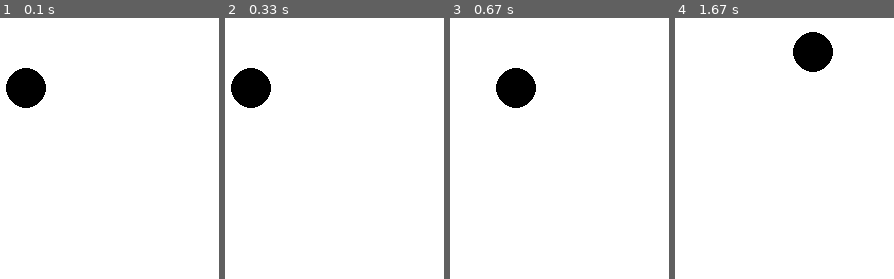
Above: before the commit, frames 1-4 (left to right).
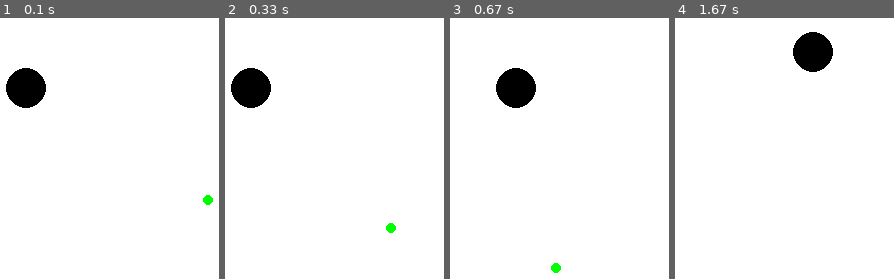
Above: after the commit, the same moments.

Repository: nicholask98/simple-ball-game-pygame
Game: pygame game, started from main.py
Same seed, same stepped clock (60 frames per second), same inputs: the game is played once before the commit and once after it.
Inputs:
- Up to frame 1 (0.1 s): no input
- Up to frame 2 (0.33 s): no input
- Up to frame 3 (0.67 s): hold Right from 0.33 s (still down)
- Up to frame 4 (1.67 s): release Right at 0.8 s; hold Up 0.83-1.13 s; hold Right 1.17-1.63 s

The runs differ from the first frame. In frame 1, 0.1% of the frame differs, in the area x 92-98%, y 67-72%; in frame 2, 0.1%; in frame 3, 0.1%; in frame 4, nothing differs.

Commit message:
I may be on to something...

Diff:
--- a/main.py
+++ b/main.py
@@ -57,6 +57,10 @@
 #Create a new ball object
 ball1 = PlayerBall(100, 100, 20, (0,0,0), screen)
 
+# Create goal ball object
+ball2 = Ball(SCREEN_WIDTH - 100, SCREEN_HEIGHT - 100, 5, (0, 255, 0), screen)
+green_last_hori_wall = 'TOP'
+green_last_vert_wall = 'RIGHT'
 #While the user doesn't quit
 while not done:
 	#Listen to all events that happen
@@ -77,10 +81,40 @@
 	if pressed[pygame.K_RIGHT]:
 		ball1.move("RIGHT")
 
+		# WORK ON THIS NEXT =======================
+		# green ball should move diagonally each frame based on the last two walls it touched
+
+	if green_last_hori_wall == 'TOP':
+		if green_last_vert_wall == 'RIGHT':
+			ball2.x -= 3
+			ball2.y += 2
+		elif green_last_vert_wall == 'LEFT':
+			ball2.x += 3
+			ball2.y += 2
+	elif green_last_hori_wall == 'BOTTOM':
+		if green_last_vert_wall == 'RIGHT':
+			ball2.x -= 3
+			ball2.y -= 2
+		elif green_last_vert_wall == 'LEFT':
+			ball2.x += 3
+			ball2.y -= 2
+
+	if ball2.x >= SCREEN_WIDTH:
+		green_last_vert_wall == 'RIGHT'
+	if ball2.x <= SCREEN_WIDTH:
+		green_last_vert_wall == 'LEFT'
+	if ball2.y <= SCREEN_HEIGHT:
+		green_last_hori_wall == 'TOP'
+	if ball2.y >= SCREEN_HEIGHT:
+		green_last_hori_wall == 'BOTTOM'
+
+	# ============================
+
 	#Paint the screen white
 	screen.fill((255, 255, 255))
 
 	#Call the draw method of the ball object we created
+	ball2.draw()
 	ball1.draw()
 
 	#Update the screen
